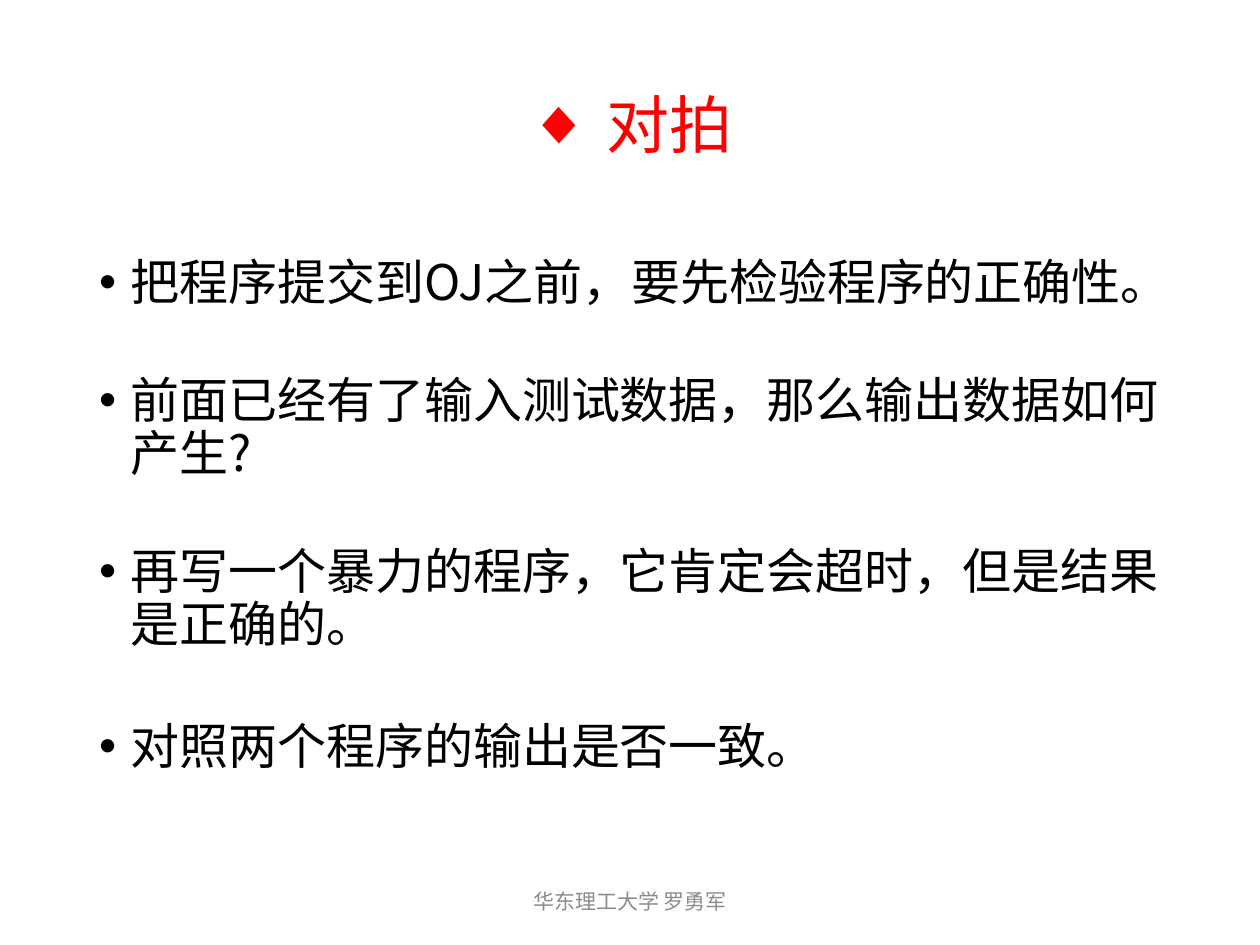
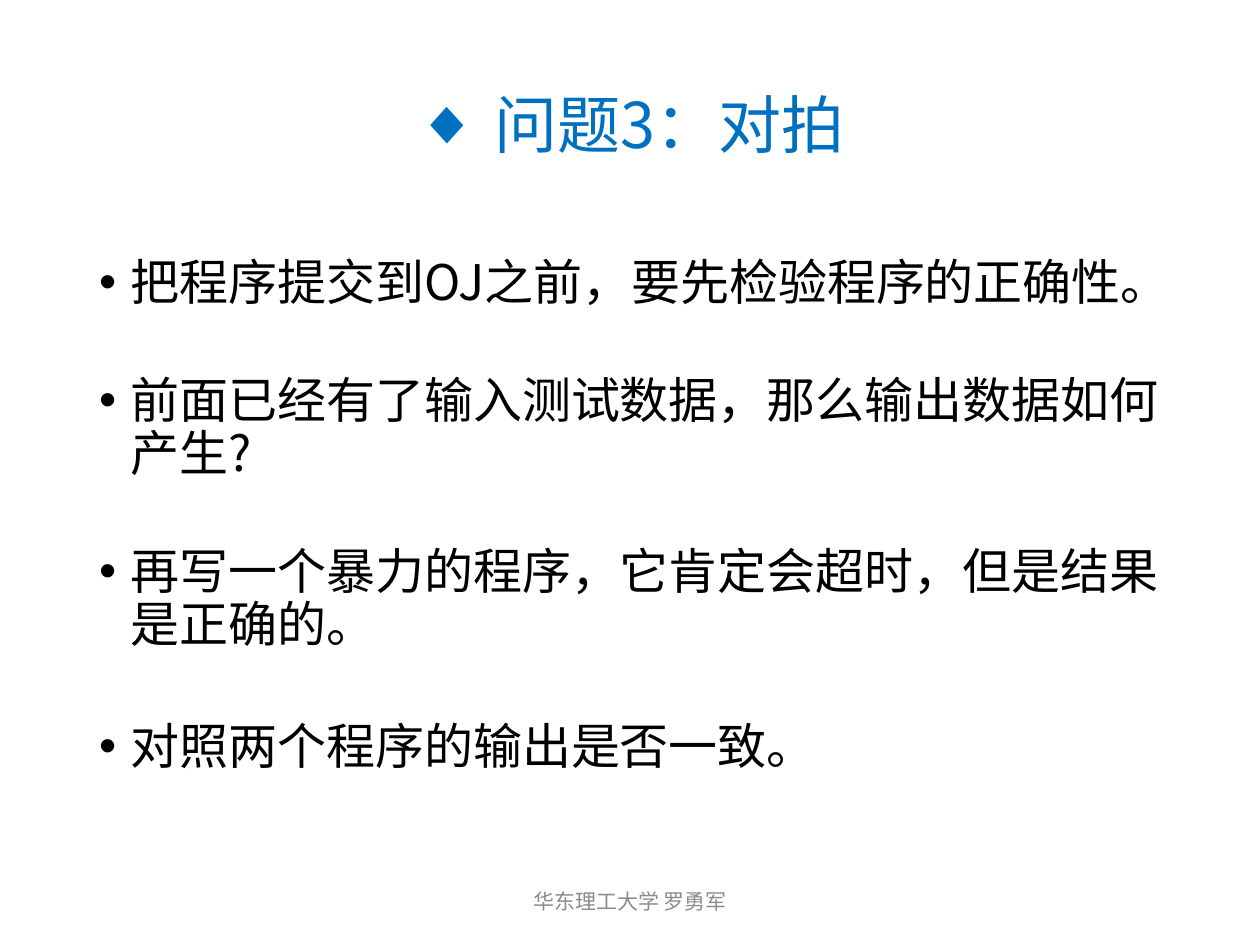
Before and after one commit to luoyongjun999/code, a slide deck: slide 11 of 初学者指南/2测试数据与对拍.pptx. Drawn at 1260x945 pixels with LibreOffice and Linux fonts; fonts in the diff are those of the drawing. Boxes give left, top, right and bottom in pixels: in the first picture for what was removed or moved away, otherwise in the second. Text is boxed around its words. In the diff, an @@ line names an element or a change of style, - is before the commit and + after.

```diff
--- a/初学者指南/2测试数据与对拍.pptx
+++ b/初学者指南/2测试数据与对拍.pptx
@@ title at [494,95,844,153]: text changed; text colour #FF0000 to #0070C0 @@
-◆ 对拍
+◆ 问题3：对拍
```
Also in this commit, not shown: 4 other slides changed.
